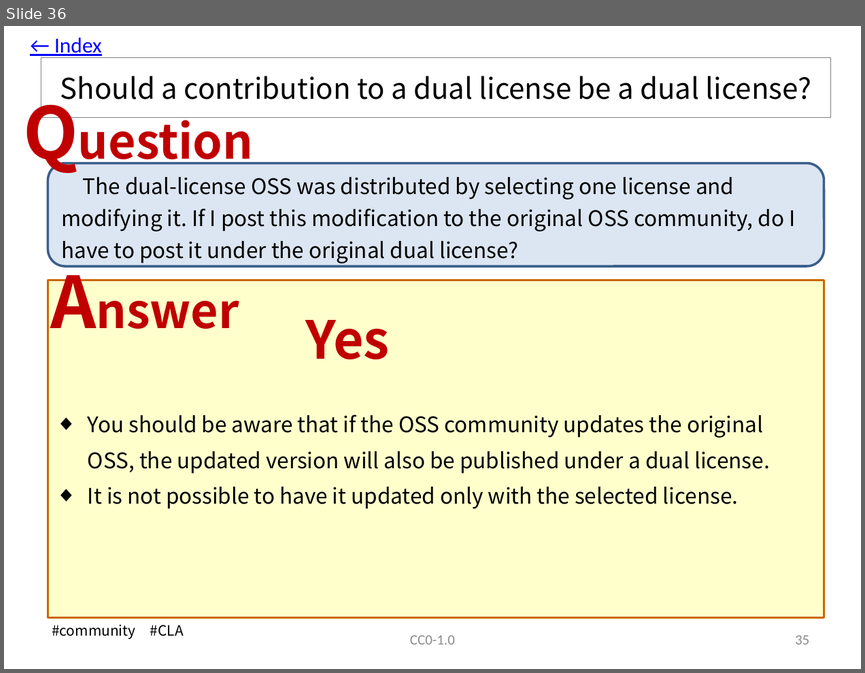
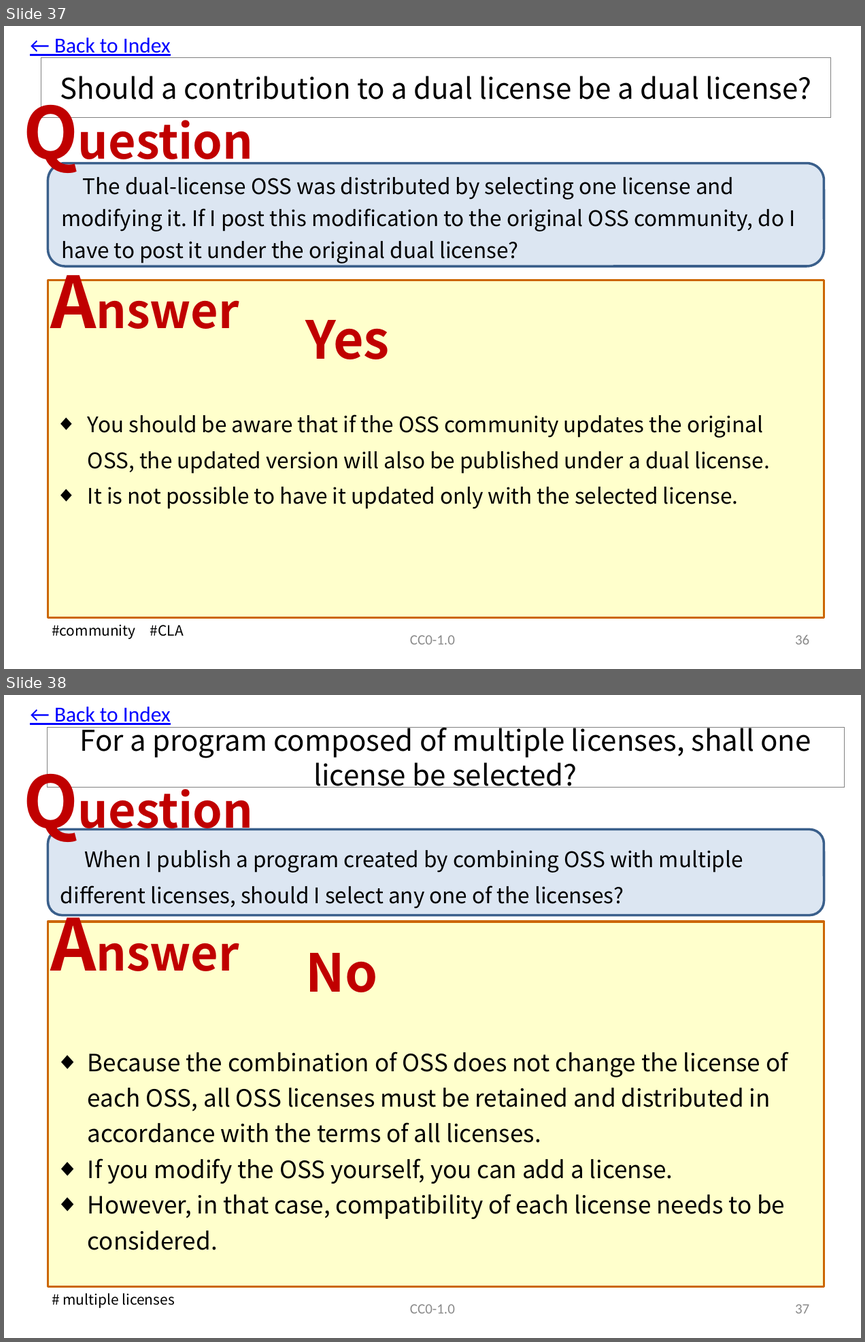
Before and after one commit to OpenChain-Project/OpenChain-JWG, a slide deck: Education_Material/FAQ/Misunderstandings_of_OSS_licenses_CC0.pptx. Shown one above the other, each under a label of ours: slide 36 before the commit, slides 37 and 38 after it. The pictures are 865x673 and 865x1342 pixels, drawn with LibreOffice and Linux fonts; fonts in the diff are those of the drawing. Boxes give left, top, right and bottom in pixels: in the first picture for what was removed or moved away, otherwise in the second. Text is boxed around its words. In the diff, an @@ line names an element or a change of style, - is before the commit and + after.

```diff
--- a/Education_Material/FAQ/Misunderstandings_of_OSS_licenses_CC0.pptx
+++ b/Education_Material/FAQ/Misunderstandings_of_OSS_licenses_CC0.pptx
@@ slide 38 added at [4,695,861,1338], background #FFFFFF @@
@@ text added at [54,707,171,725], 18 pt, text #0000FF, underline @@
+← Back to Index
@@ title added at [47,728,844,787], outline #808080 0.75 pt, 24 pt, text #000000 @@
+For a program composed of multiple licenses, shall one license be selected?
@@ text added at [14,752,277,847], 40 pt, text #C00000, bold @@
+Question
@@ rounded rectangle added at [48,830,824,915], fill #DCE6F2, outline #3A5F8C 2 pt, 18 pt, text #000000 @@
+When I publish a program created by combining OSS with multiple different licenses, should I select any one of the licenses?
@@ text added at [41,895,267,989], 40 pt, text #C00000, bold @@
+Answer
@@ rectangle added at [48,921,824,1286], fill #FFFFCC, outline #CC6600 2 pt @@
@@ text added at [306,953,378,992], 44 pt, text #C00000, bold @@
+No
@@ text added at [88,1051,788,1250], 20 pt, text #000000 @@
+◆ Because the combination of OSS does not change the license of each OSS, all OSS licenses must be retained and distributed in accordance with the terms of all licenses.
+◆ If you modify the OSS yourself, you can add a license.
+◆ However, in that case, compatibility of each license needs to be considered.
@@ text added at [62,1293,175,1308], 12 pt, text #000000 @@
+# multiple licenses
@@ text added at [410,1304,455,1313], 12 pt, text #8C8C8C @@
+CC0-1.0
@@ page number added at [795,1304,809,1313], 12 pt, text #8C8C8C @@
+37
@@ what was slide 36 is now slide 37 @@
@@ slide 37 changed as well @@
@@ text at [54,38,171,56]: text changed @@
-← Index
+← Back to Index
@@ page number at [795,635,809,644]: text changed @@
-35
+36
```
Also in this commit, not shown: 56 other slides changed, 5 other slides added.
